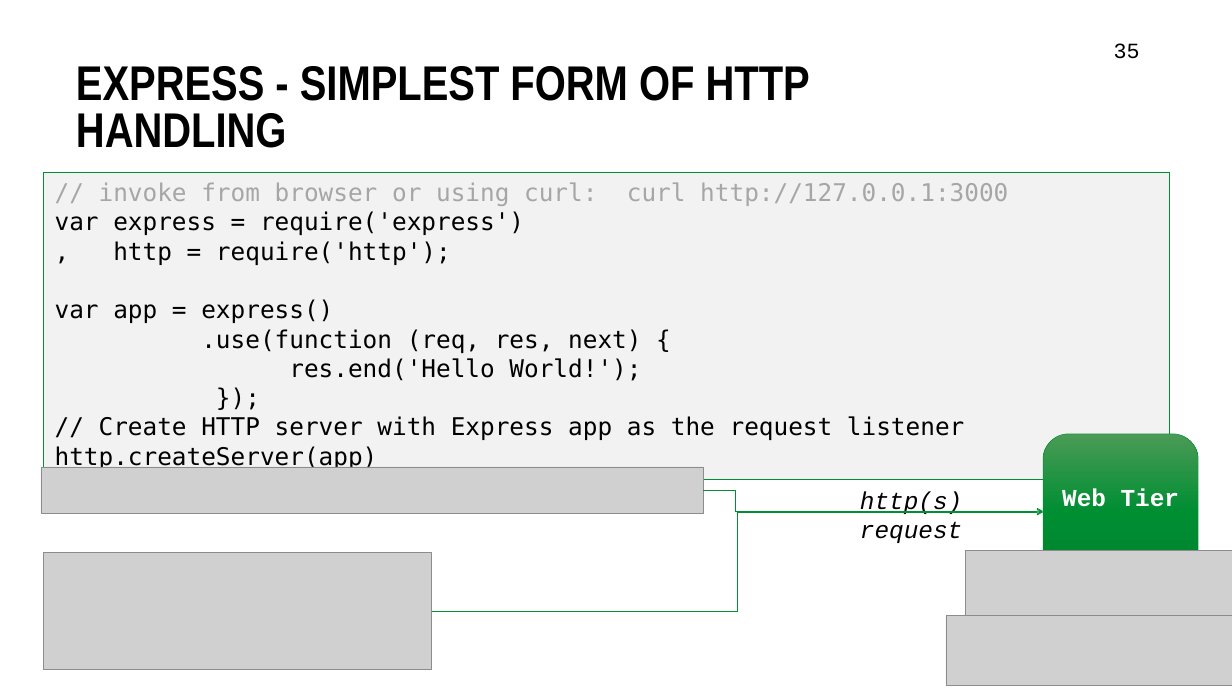
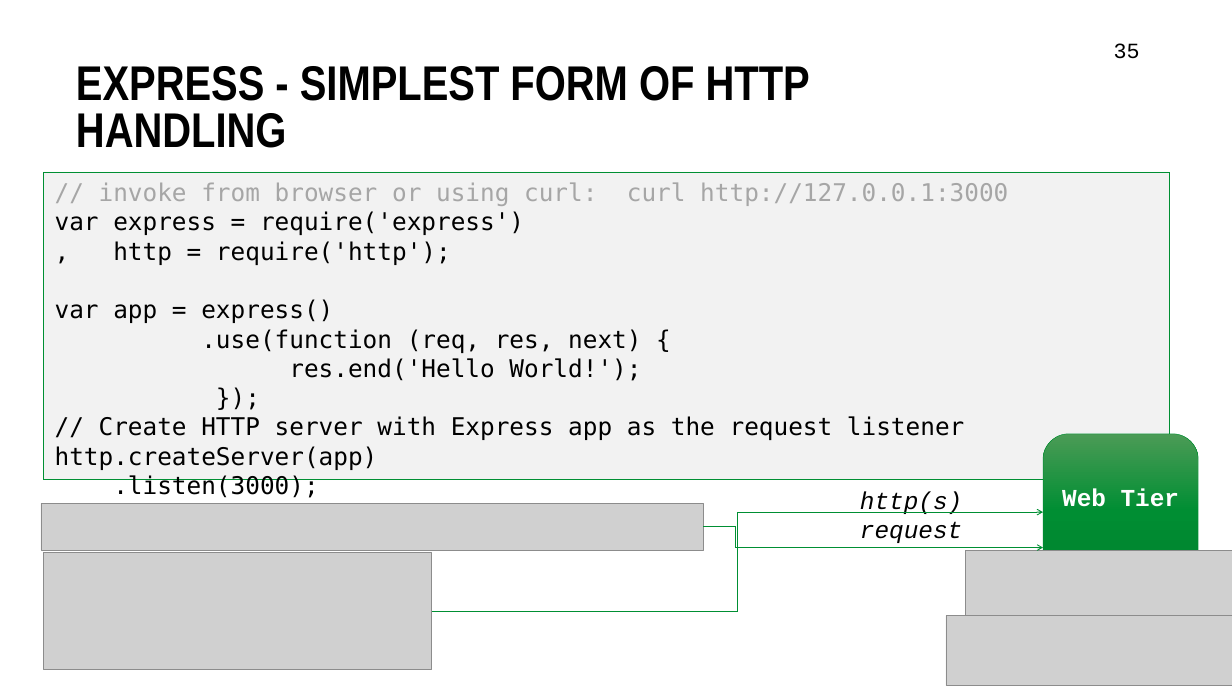
Before and after one commit to nklasens/amis-course-2017, a slide deck: slide 35 of dag-6-7-REST-API-JSON-Node/ATL-REST_API_NODE_september2017_day2.pptx. Drawn at 1232x693 pixels with LibreOffice and Linux fonts; fonts in the diff are those of the drawing; grey boxes stand for pictures; background and template pictures are left out. Boxes give left, top, right and bottom in pixels: in the first picture for what was removed or moved away, otherwise in the second. Text is boxed around its words. In the diff, an @@ line names an element or a change of style, - is before the commit and + after.

Commit message:
Small changes in Labs, extension of PPT

```diff
--- a/dag-6-7-REST-API-JSON-Node/ATL-REST_API_NODE_september2017_day2.pptx
+++ b/dag-6-7-REST-API-JSON-Node/ATL-REST_API_NODE_september2017_day2.pptx
@@ picture: place and size @@
-picture at box(41, 467, 703, 514)
+picture at box(41, 504, 703, 550)
@@ elbow arrow moved from (703, 491) - (1043, 511) to (703, 527) - (1043, 548) @@
```
Also in this commit, not shown: 1 other file.
